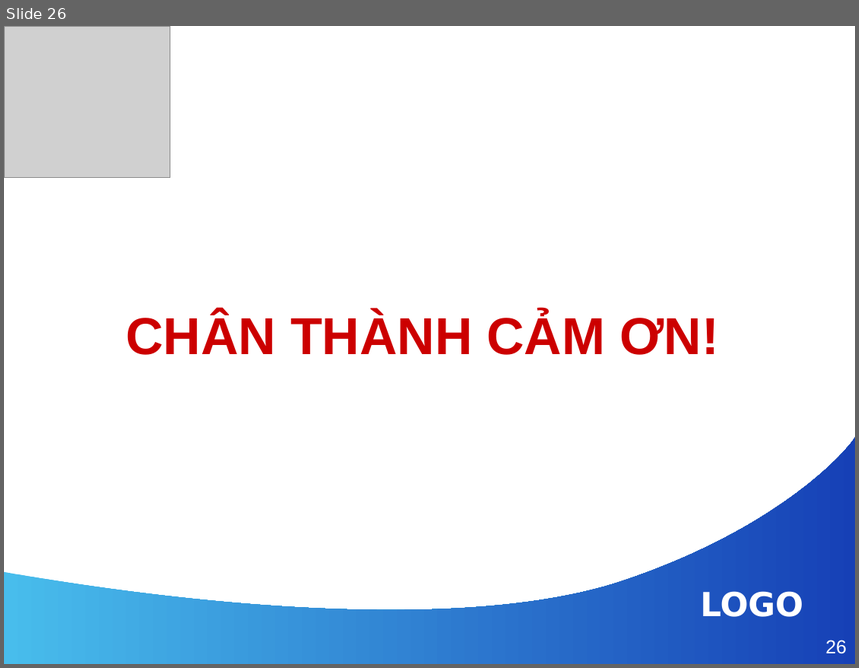
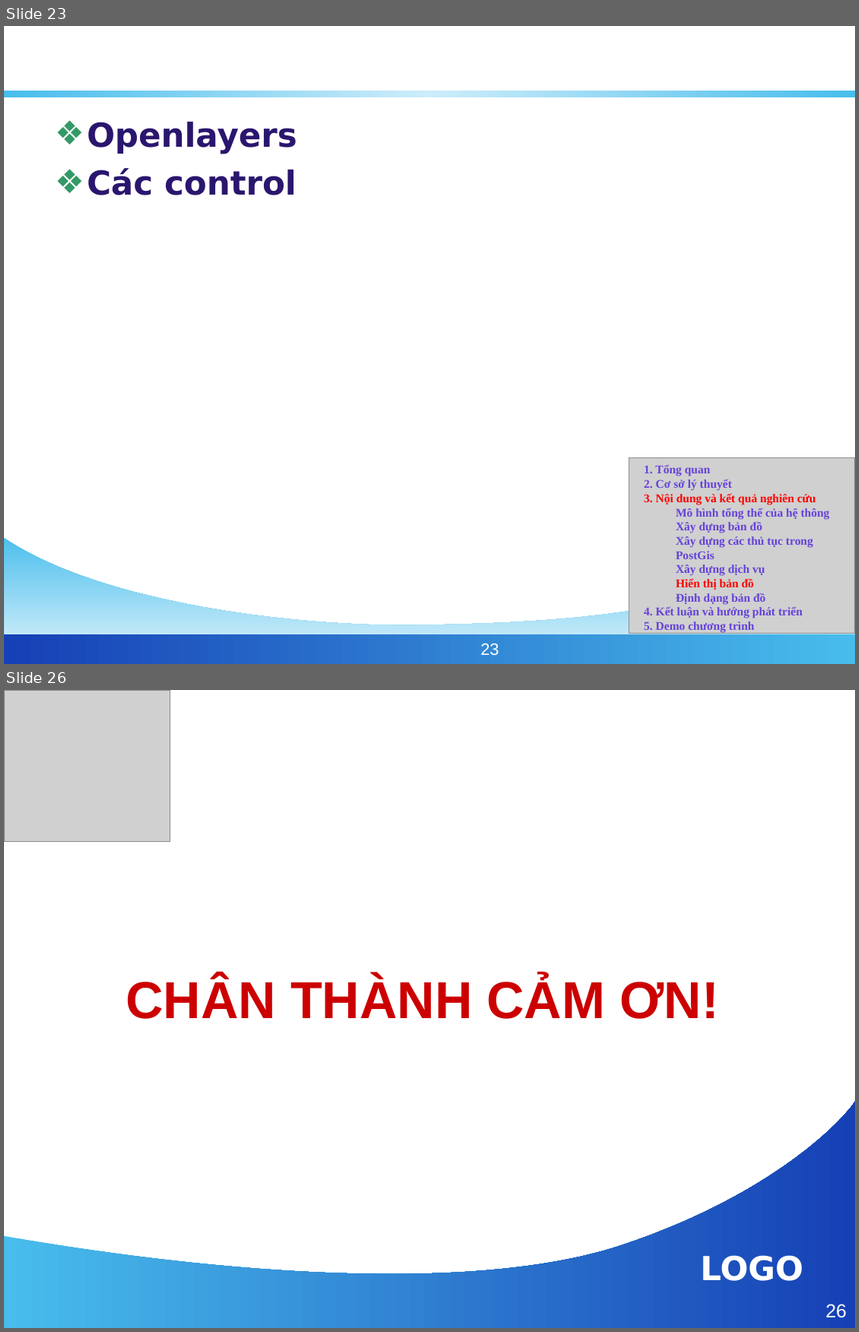
Before and after one commit to phamngsinh/cantho-webgis, a slide deck: Document/Bao Cao/BaoCaoLuanVan.ppt. Shown one above the other, each under a label of ours: slide 26 before the commit, slides 23 and 26 after it; the slides between them are not shown. The pictures are 859x668 and 859x1332 pixels, drawn with LibreOffice and Linux fonts; fonts in the diff are those of the drawing; grey boxes stand for pictures; background and template pictures are left out. Boxes give left, top, right and bottom in pixels: in the first picture for what was removed or moved away, otherwise in the second. Text is boxed around its words. In the diff, an @@ line names an element or a change of style, - is before the commit and + after.

```diff
--- a/Document/Bao Cao/BaoCaoLuanVan.ppt
+++ b/Document/Bao Cao/BaoCaoLuanVan.ppt
@@ slide 23 added at [4,26,855,664], background #FFFFFF @@
@@ title added at [47,40,813,92], 32 pt, text #FFFFFF, bold @@
+HIỂN THỊ BẢN ĐỒ
@@ rectangle added at [4,91,855,97], fill gradient #48BDEC to #CDEDFA @@
@@ text added at [87,122,297,195], 28 pt, text #2B166E, bold @@
+❖ Openlayers
+❖ Các control
@@ picture added at [629,458,855,634] @@
@@ text added at [644,465,830,633], 10 pt, text #6642D9, bold @@
+1. Tổng quan
+2. Cơ sở lý thuyết
+3. Nội dung và kết quả nghiên cứu
+Mô hình tổng thể của hệ thông
+Xây dựng bản đồ
+Xây dựng các thủ tục trong PostGis
+Xây dựng dịch vụ
+Hiển thị bản đồ
+Định dạng bản đồ
+4. Kết luận và hướng phát triển
+5. Demo chương trình
@@ freeform shape added at [4,532,855,664], fill gradient #48BDEC to #E3F5FC @@
@@ rectangle added at [4,635,855,664], fill gradient #1640B6 to #48BDEC @@
@@ page number added at [481,644,499,655], 14 pt, text #FFFFFF @@
+23
```
Also in this commit, not shown: 24 slides changed, 1 slide removed.
